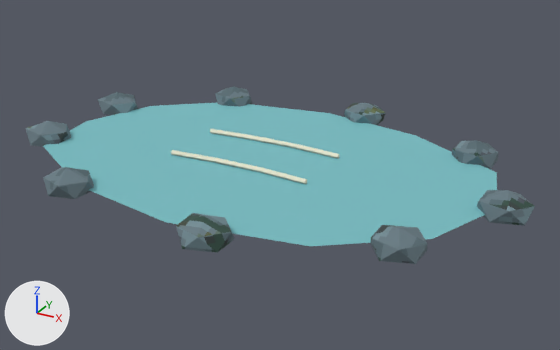
The glTF model ArenaTaticaUnity/Assets/ArenaTatica/Resources/Models/Mapa/bosque/enfeite_lago.glb, before and after one commit.
One viewpoint serves both versions: a 50 mm camera at (1.075, -1.838, 0.918) aimed at (0.065, -0.001, -0.001). The lights are fixed; the arrows at lower left show +X, +Y and +Z. The first picture is the older version.

The older version as bpy lines, for what is in view:
```python
mat_bosque_pedra = bpy.data.materials.new('bosque_pedra')
mat_bosque_pedra.use_nodes = True; mat_bosque_pedra.node_tree.nodes.clear()
_N = mat_bosque_pedra.node_tree.nodes; _L = mat_bosque_pedra.node_tree.links
n0 = _N.new('ShaderNodeBsdfPrincipled'); n0.name = 'Principled BSDF'
n0.inputs[2].default_value = 0.9  # 'Roughness'
n1 = _N.new('ShaderNodeOutputMaterial'); n1.name = 'Material Output'
n2 = _N.new('ShaderNodeMix'); n2.name = 'Mix'
n2.data_type = 'RGBA'
n2.blend_type = 'MULTIPLY'
n2.inputs[0].default_value = 1.0  # 'Factor'
n3 = _N.new('ShaderNodeVertexColor'); n3.name = 'Color Attribute'
n4 = _N.new('ShaderNodeTexImage'); n4.name = 'Image Texture'
n4.image = img_bosque_pedra
n4.interpolation = 'Closest'
_L.new(n0.outputs[0], n1.inputs[0])  # 'BSDF' to 'Surface'
_L.new(n2.outputs[2], n0.inputs[0])  # 'Result' to 'Base Color'
_L.new(n3.outputs[0], n2.inputs[7])  # 'Color' to 'B'
_L.new(n4.outputs[0], n2.inputs[6])  # 'Color' to 'A'
me_lago = bpy.data.meshes.new('lago')
me_lago.from_pydata(...)  # 168 vertices, 262 faces; spans x -0.75..0.79, y -0.55..0.54, z 0.0..0.1
# faces by material slot: [10, 180, 72]
me_lago.materials.append(mat_bosque_agua_emissivo)
me_lago.materials.append(mat_bosque_pedra)
me_lago.materials.append(mat_bosque_creme)
ob_bosque_enfeite_lago = bpy.data.objects.new('bosque_enfeite_lago', me_lago)
ob_bosque_enfeite_lago.location = (0.0, 0.0, 0.0)
```
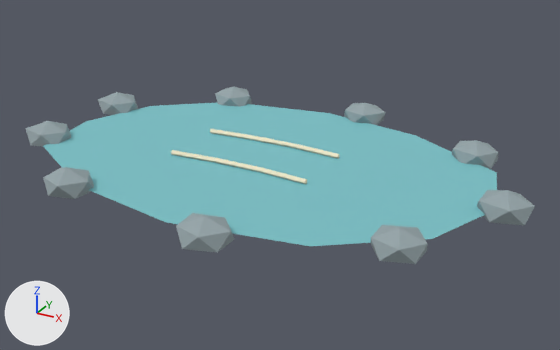
What differs and where, as boxes [x1, y1, x2, y2] in the pictures (560 x 350 px):
'bosque_enfeite_lago', surface changed: [25, 86, 535, 264] in both

Patch to the scene script:
```diff
--- a/ArenaTaticaUnity/Assets/ArenaTatica/Resources/Models/Mapa/bosque/enfeite_lago.glb.py
+++ b/ArenaTaticaUnity/Assets/ArenaTatica/Resources/Models/Mapa/bosque/enfeite_lago.glb.py
@@ mat_bosque_pedra @@
 n0 = _N.new('ShaderNodeBsdfPrincipled'); n0.name = 'Principled BSDF'
-n0.inputs[2].default_value = 0.9  # 'Roughness'
+n0.inputs[2].default_value = 0.88  # 'Roughness'
 n1 = _N.new('ShaderNodeOutputMaterial'); n1.name = 'Material Output'
@@ mat_bosque_pedra @@
 n2 = _N.new('ShaderNodeMix'); n2.name = 'Mix'
 n2.inputs[0].default_value = 1.0  # 'Factor'
+n2.inputs[7].default_value = (0.3, 0.37, 0.39, 1.0)  # 'B', grey #95a4a8
 n3 = _N.new('ShaderNodeVertexColor'); n3.name = 'Color Attribute'
-n4 = _N.new('ShaderNodeTexImage'); n4.name = 'Image Texture'
-n4.image = img_bosque_pedra
-n4.interpolation = 'Closest'
 _L.new(n0.outputs[0], n1.inputs[0])  # 'BSDF' to 'Surface'
 _L.new(n2.outputs[2], n0.inputs[0])  # 'Result' to 'Base Color'
-_L.new(n3.outputs[0], n2.inputs[7])  # 'Color' to 'B'
-_L.new(n4.outputs[0], n2.inputs[6])  # 'Color' to 'A'
+_L.new(n3.outputs[0], n2.inputs[6])  # 'Color' to 'A'
```
